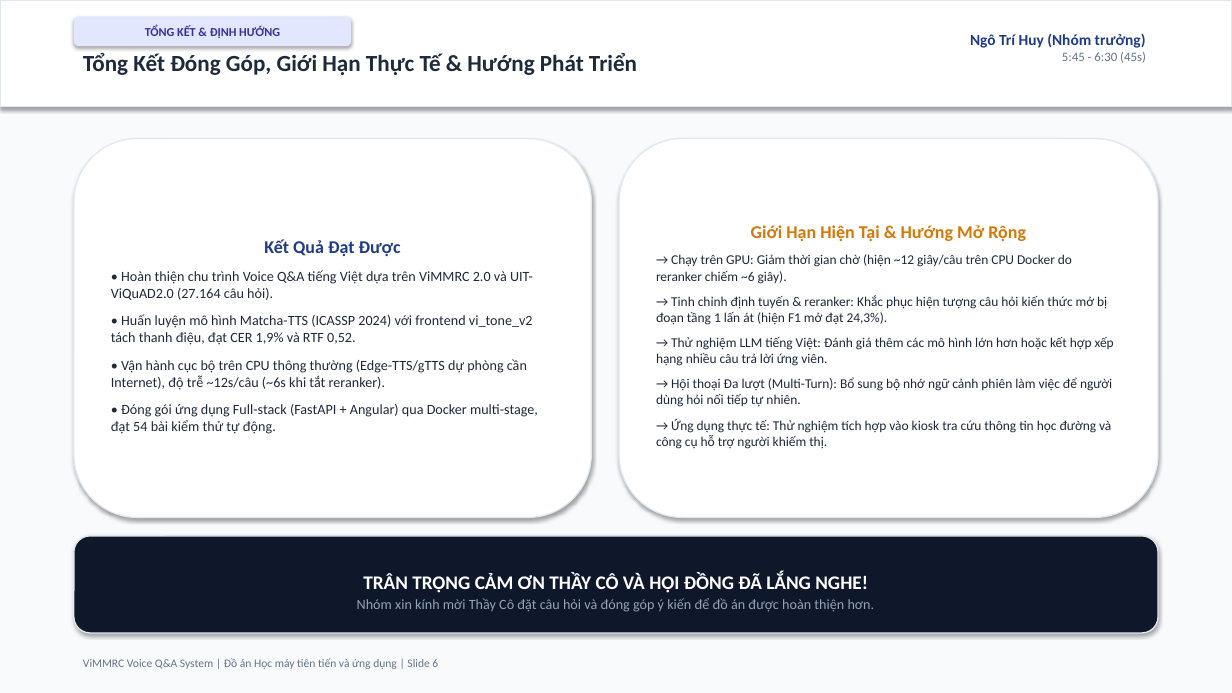
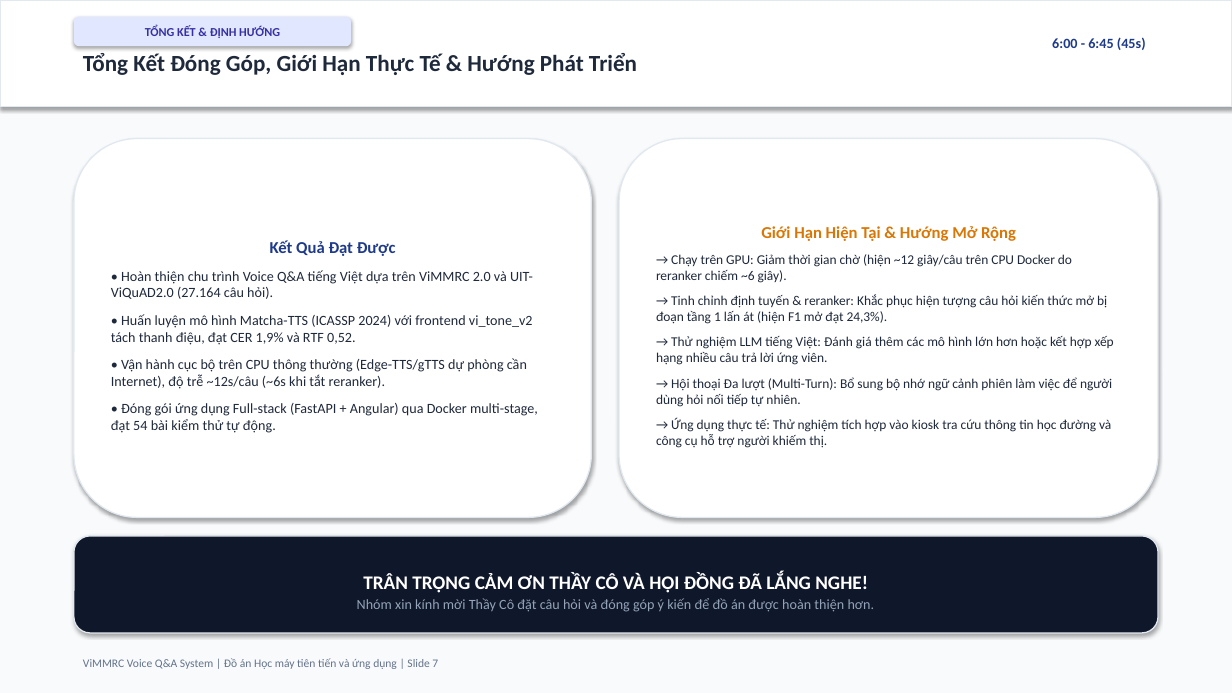
Before and after one commit to ngohuy04022000/vimmrc-qa-voice, a slide deck: slide 7 of docs/ViMMRC_Presentation_5min.pptx (slide 6 before the commit). Drawn at 1232x693 pixels with LibreOffice and Linux fonts; fonts in the diff are those of the drawing. Boxes give left, top, right and bottom in pixels: in the first picture for what was removed or moved away, otherwise in the second. Text is boxed around its words. In the diff, an @@ line names an element or a change of style, - is before the commit and + after.

```diff
--- a/docs/ViMMRC_Presentation_5min.pptx
+++ b/docs/ViMMRC_Presentation_5min.pptx
@@ text at (x1=1052, y1=37, x2=1146, y2=50): text changed; size 12 to 11 pt @@
-Ngô Trí Huy (Nhóm trưởng)
-5:45 - 6:30 (45s)
+6:00 - 6:45 (45s)
@@ text in rounded rectangle at (x1=761, y1=226, x2=1016, y2=241): size 14 to 13 pt in "Giới Hạn Hiện Tại & Hướng Mở ..." @@
@@ text in rounded rectangle at (x1=270, y1=240, x2=396, y2=256): size 14 to 13 pt in "Kết Quả Đạt Được" @@
@@ text at (x1=83, y1=658, x2=438, y2=669): text changed @@
-ViMMRC Voice Q&A System | Đồ án Học máy tiên tiến và ứng dụng | Slide 6
+ViMMRC Voice Q&A System | Đồ án Học máy tiên tiến và ứng dụng | Slide 7
```
Also in this commit, not shown: 5 other slides changed, 1 slide added, 37 other files.
